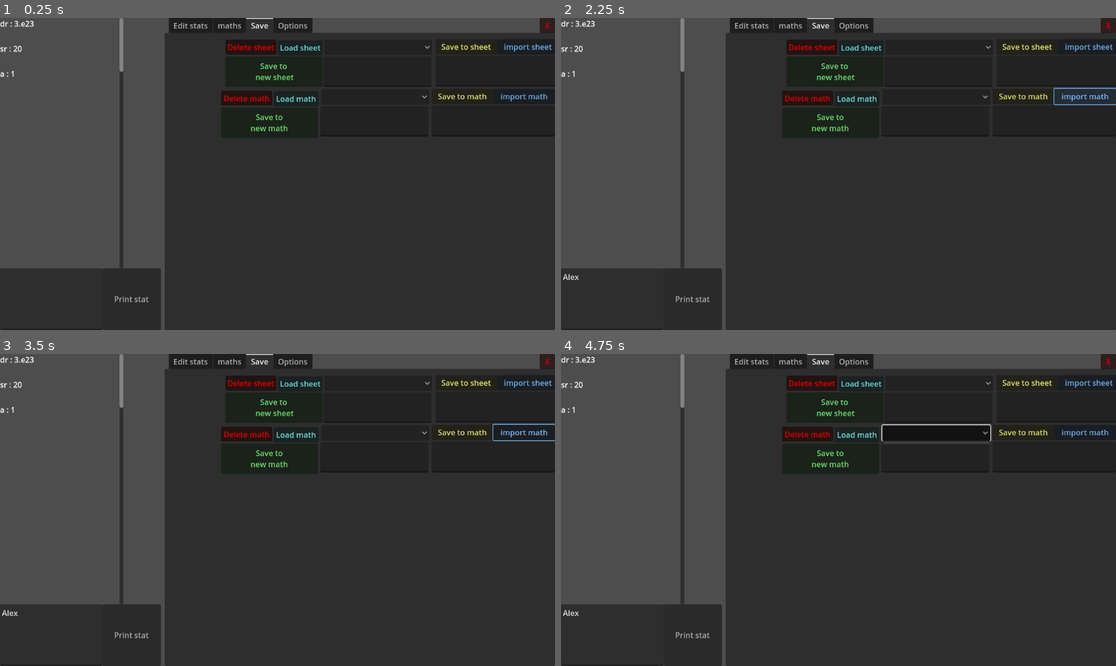
Above: before the commit, frames 1-4 (two rows, left to right).
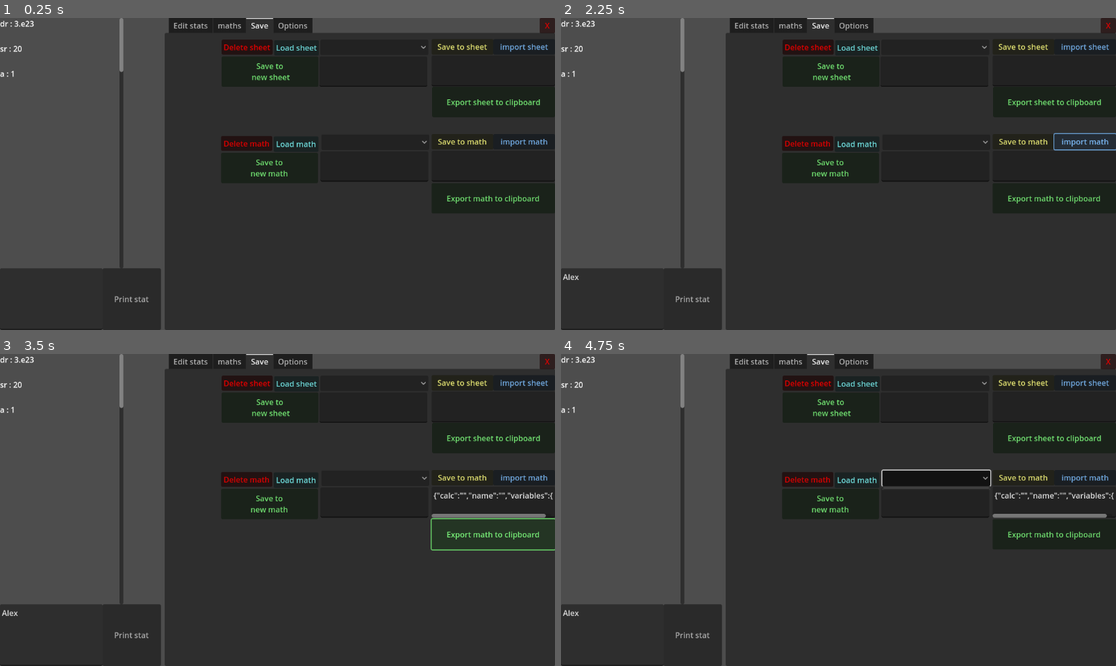
Above: after the commit, the same moments.

Repository: Random31234/huge-numbers-2.0
Game: Godot game, scene res://scenes/main.tscn
Same seed, same stepped clock (60 frames per second), same inputs: the game is played once before the commit and once after it.
Inputs (mouse positions are in pixels of both pictures, inside the frame that each line leads up to; where the layout moved, square brackets give the same spot in the first picture):
- Up to frame 1 (0.25 s): no input
- Up to frame 2 (2.25 s): click (610, 298) at 0.52 s; type "Alex" at 0.6 s; click "Print stat" at 1.25 s; click "import math" at 2 s
- Up to frame 3 (3.5 s): click (493, 534) at 2.75 s, where only the run after the commit has a clickable "Export math to clipboard"
- Up to frame 4 (4.75 s): click "Save to new math" (after the commit: "Export sheet to clipboard") at 3.5 s; click (938, 478) [938, 432] at 4.25 s

The runs differ from the first frame. In frame 1, 2.5% of the frame differs, in the area x 39-100%, y 6-60%; in frame 2, 3.1%; in frame 3, 3.2%; in frame 4, 4.8%.
Error after the commit: Invalid access to property or key 'calc' on a base object of type 'Nil'. (res://scripts/Save)

Commit message:
Setting up math import system
Testing for bugs now.

Diff:
--- a/scenes/main.tscn
+++ b/scenes/main.tscn
@@ -18,6 +18,9 @@
 [ext_resource type="Script" path="res://scripts/Mathematics scripts/Calculations signals system/calculationLegacyInput.gd" id="12_exr4d"]
 [ext_resource type="Script" path="res://scripts/Mathematics scripts/Calculations signals system/calculationInputNew.gd" id="13_wpl6n"]
 [ext_resource type="Script" path="res://scripts/Mathematics scripts/Calculations signals system/calculationsNew.gd" id="14_ja5hq"]
+[ext_resource type="Script" path="res://scripts/textEditAutoUpdater.gd" id="17_32msq"]
+[ext_resource type="Script" path="res://scripts/Save systems/saveSheet.gd" id="17_c7sd8"]
+[ext_resource type="Script" path="res://scripts/Save systems/saveMath.gd" id="18_7kus2"]
 
 [sub_resource type="Resource" id="Resource_36vgc"]
 script = ExtResource("4_kxll6")
@@ -729,46 +732,52 @@
 offset_top = 296.0
 offset_right = 512.0
 offset_bottom = 616.0
+script = ExtResource("17_32msq")
 
 [node name="Save" type="Control" parent="TabContainer"]
 layout_mode = 2
 metadata/_tab_index = 2
 
-[node name="maths" type="Control" parent="TabContainer/Save"]
-anchors_preset = 0
-offset_right = 40.0
-offset_bottom = 40.0
+[node name="maths" type="Control" parent="TabContainer/Save" node_paths=PackedStringArray("m", "s", "iEB", "nameBox")]
+anchors_preset = 0
+offset_right = 40.0
+offset_bottom = 40.0
+script = ExtResource("18_7kus2")
+m = NodePath("../../../math Storage Node")
+s = NodePath("../../../stat Storage Node")
+iEB = NodePath("iEB math")
+nameBox = NodePath("maths name")
 
 [node name="maths selector" type="OptionButton" parent="TabContainer/Save/maths"]
 layout_mode = 0
 offset_left = 325.0
-offset_top = 117.0
+offset_top = 211.0
 offset_right = 549.0
-offset_bottom = 149.0
+offset_bottom = 243.0
 
 [node name="maths name" type="TextEdit" parent="TabContainer/Save/maths"]
 layout_mode = 0
 offset_left = 323.0
-offset_top = 152.0
+offset_top = 246.0
 offset_right = 547.0
-offset_bottom = 215.0
+offset_bottom = 309.0
 
 [node name="load maths" type="Button" parent="TabContainer/Save/maths"]
 modulate = Color(0.501961, 1, 1, 1)
 layout_mode = 0
 offset_left = 226.0
-offset_top = 121.0
+offset_top = 215.0
 offset_right = 319.0
-offset_bottom = 153.0
+offset_bottom = 247.0
 text = "Load math"
 
 [node name="save to new math" type="Button" parent="TabContainer/Save/maths"]
 modulate = Color(0.501961, 1, 0.501961, 1)
 layout_mode = 0
 offset_left = 117.0
-offset_top = 155.0
+offset_top = 249.0
 offset_right = 318.0
-offset_bottom = 218.0
+offset_bottom = 312.0
 text = "Save to
 new math"
 
@@ -776,98 +785,109 @@
 modulate = Color(1, 0, 0, 1)
 layout_mode = 0
 offset_left = 117.0
-offset_top = 120.0
+offset_top = 214.0
 offset_right = 223.0
-offset_bottom = 151.0
+offset_bottom = 245.0
 text = "Delete math"
 
 [node name="Save calculation" type="Button" parent="TabContainer/Save/maths"]
 modulate = Color(1, 1, 0.501961, 1)
 layout_mode = 0
 offset_left = 554.0
-offset_top = 116.0
+offset_top = 210.0
 offset_right = 682.0
-offset_bottom = 148.0
+offset_bottom = 242.0
 text = "Save to math"
 
-[node name="load calculation" type="Button" parent="TabContainer/Save/maths"]
+[node name="import calculation" type="Button" parent="TabContainer/Save/maths"]
 modulate = Color(0.501961, 0.752941, 1, 1)
 layout_mode = 0
 offset_left = 682.0
-offset_top = 116.0
-offset_right = 810.0
-offset_bottom = 148.0
+offset_top = 210.0
+offset_right = 810.0
+offset_bottom = 242.0
 text = "import math
 "
 
-[node name="Save maths display" type="TextEdit" parent="TabContainer/Save/maths"]
+[node name="iEB math" type="TextEdit" parent="TabContainer/Save/maths"]
 custom_minimum_size = Vector2(256, 64)
 layout_mode = 0
 offset_left = 554.0
-offset_top = 151.0
-offset_right = 810.0
-offset_bottom = 215.0
-
-[node name="sheets" type="Control" parent="TabContainer/Save"]
-anchors_preset = 0
-offset_right = 40.0
-offset_bottom = 40.0
+offset_top = 245.0
+offset_right = 810.0
+offset_bottom = 309.0
+
+[node name="export math" type="Button" parent="TabContainer/Save/maths"]
+modulate = Color(0.501961, 1, 0.501961, 1)
+offset_left = 554.0
+offset_top = 312.0
+offset_right = 810.0
+offset_bottom = 375.0
+text = "Export math to clipboard"
+
+[node name="sheets" type="Control" parent="TabContainer/Save" node_paths=PackedStringArray("s", "m")]
+anchors_preset = 0
+offset_right = 40.0
+offset_bottom = 40.0
+script = ExtResource("17_c7sd8")
+s = NodePath("../../../stat Storage Node")
+m = NodePath("../../../math Storage Node")
 
 [node name="Save stats" type="Button" parent="TabContainer/Save/sheets"]
 modulate = Color(1, 1, 0.501961, 1)
 layout_mode = 0
-offset_left = 562.0
+offset_left = 554.0
 offset_top = 13.0
-offset_right = 690.0
+offset_right = 682.0
 offset_bottom = 45.0
 text = "Save to sheet"
 
 [node name="Import sheet" type="Button" parent="TabContainer/Save/sheets"]
 modulate = Color(0.501961, 0.752941, 1, 1)
 layout_mode = 0
-offset_left = 690.0
+offset_left = 682.0
 offset_top = 13.0
-offset_right = 818.0
+offset_right = 810.0
 offset_bottom = 45.0
 text = "import sheet"
 
-[node name="Save stats display" type="TextEdit" parent="TabContainer/Save/sheets"]
+[node name="iEB sheet" type="TextEdit" parent="TabContainer/Save/sheets"]
 custom_minimum_size = Vector2(256, 64)
 layout_mode = 0
-offset_left = 562.0
+offset_left = 554.0
 offset_top = 47.0
-offset_right = 818.0
+offset_right = 810.0
 offset_bottom = 111.0
 
 [node name="Save selector" type="OptionButton" parent="TabContainer/Save/sheets"]
 layout_mode = 0
-offset_left = 331.0
+offset_left = 323.0
 offset_top = 14.0
-offset_right = 555.0
+offset_right = 547.0
 offset_bottom = 46.0
 
-[node name="StatsFileName" type="TextEdit" parent="TabContainer/Save/sheets"]
-layout_mode = 0
-offset_left = 329.0
+[node name="Sheet file name" type="TextEdit" parent="TabContainer/Save/sheets"]
+layout_mode = 0
+offset_left = 321.0
 offset_top = 49.0
-offset_right = 553.0
+offset_right = 545.0
 offset_bottom = 112.0
 
 [node name="load sheet" type="Button" parent="TabContainer/Save/sheets"]
 modulate = Color(0.501961, 1, 1, 1)
 layout_mode = 0
-offset_left = 235.0
+offset_left = 227.0
 offset_top = 15.0
-offset_right = 328.0
+offset_right = 320.0
 offset_bottom = 47.0
 text = "Load sheet"
 
 [node name="Save to new sheet" type="Button" parent="TabContainer/Save/sheets"]
 modulate = Color(0.501961, 1, 0.501961, 1)
 layout_mode = 0
-offset_left = 126.0
+offset_left = 118.0
 offset_top = 49.0
-offset_right = 327.0
+offset_right = 319.0
 offset_bottom = 112.0
 text = "Save to
  new sheet"
@@ -875,11 +895,19 @@
 [node name="Delete sheet" type="Button" parent="TabContainer/Save/sheets"]
 modulate = Color(1, 0, 0, 1)
 layout_mode = 0
-offset_left = 126.0
+offset_left = 118.0
 offset_top = 14.0
-offset_right = 232.0
+offset_right = 224.0
 offset_bottom = 45.0
 text = "Delete sheet"
+
+[node name="export sheet" type="Button" parent="TabContainer/Save/sheets"]
+modulate = Color(0.501961, 1, 0.501961, 1)
+offset_left = 555.0
+offset_top = 112.0
+offset_right = 810.0
+offset_bottom = 175.0
+text = "Export sheet to clipboard"
 
 [node name="Options" type="Control" parent="TabContainer"]
 visible = false
@@ -954,6 +982,8 @@
 [connection signal="manipulate" from="TabContainer/Edit stats/Manipulate stats" to="TabContainer/Edit stats" method="manipulateS"]
 [connection signal="button_down" from="TabContainer/Edit stats/Manipulate stats/Button" to="TabContainer/Edit stats/Manipulate stats" method="pressed"]
 [connection signal="delete" from="TabContainer/maths" to="math Storage Node" method="deleteVariable"]
+[connection signal="exC" from="TabContainer/maths" to="TabContainer/maths/calculations/TextEdit" method="setText"]
+[connection signal="setC" from="TabContainer/maths" to="math Storage Node" method="setMath"]
 [connection signal="setVariable" from="TabContainer/maths" to="math Storage Node" method="setVariable"]
 [connection signal="swap" from="TabContainer/maths" to="math Storage Node" method="_on_maths_swap"]
 [connection signal="varUpdate" from="TabContainer/maths" to="TabContainer/maths/Variables part legacy" method="updateVariables"]
@@ -980,16 +1010,20 @@
 [connection signal="button_down" from="TabContainer/maths/calculations/Legacy input system2/calculation button" to="TabContainer/maths/calculations/Legacy input system2" method="pressed"]
 [connection signal="input" from="TabContainer/maths/calculations/input system" to="TabContainer/maths/calculations" method="calc"]
 [connection signal="button_down" from="TabContainer/maths/calculations/input system/calculation button" to="TabContainer/maths/calculations/input system" method="pressed"]
+[connection signal="text_changed" from="TabContainer/maths/calculations/TextEdit" to="TabContainer/maths/calculations/TextEdit" method="updateVal"]
+[connection signal="updateValue" from="TabContainer/maths/calculations/TextEdit" to="TabContainer/maths" method="setCalc"]
 [connection signal="button_down" from="TabContainer/Save/maths/load maths" to="." method="loadMaths"]
 [connection signal="button_down" from="TabContainer/Save/maths/save to new math" to="." method="saveNewMath"]
 [connection signal="button_down" from="TabContainer/Save/maths/delete math" to="." method="deleteMaths"]
 [connection signal="button_down" from="TabContainer/Save/maths/Save calculation" to="." method="saveMath"]
-[connection signal="button_down" from="TabContainer/Save/maths/load calculation" to="." method="importMath"]
+[connection signal="button_down" from="TabContainer/Save/maths/import calculation" to="TabContainer/Save/maths" method="importFromIEB"]
+[connection signal="button_down" from="TabContainer/Save/maths/export math" to="TabContainer/Save/maths" method="exportToClipboard"]
 [connection signal="button_down" from="TabContainer/Save/sheets/Save stats" to="." method="saveStats"]
 [connection signal="button_down" from="TabContainer/Save/sheets/Import sheet" to="." method="importSheet"]
 [connection signal="button_down" from="TabContainer/Save/sheets/load sheet" to="." method="loadsheet"]
 [connection signal="button_down" from="TabContainer/Save/sheets/Save to new sheet" to="." method="savenewsheet"]
 [connection signal="button_down" from="TabContainer/Save/sheets/Delete sheet" to="." method="deletesheet"]
+[connection signal="button_down" from="TabContainer/Save/sheets/export sheet" to="." method="saveNewMath"]
 [connection signal="item_selected" from="TabContainer/Options/OptionButton" to="TabContainer/Options/OptionButton" method="TopicSelected"]
 [connection signal="toggled" from="TabContainer/Options/Swappable" to="stat Storage Node" method="swappableT"]
 [connection signal="toggled" from="TabContainer/Options/Swappable" to="math Storage Node" method="swappableT"]
--- a/scripts/Mathematics scripts/mathPasser.gd
+++ b/scripts/Mathematics scripts/mathPasser.gd
@@ -4,6 +4,10 @@
 signal delete(i:int)
 signal varUpdate(b:Array[Big],n:Array[String],s:bool)
 signal swap(i:int,f:int)
+
+
+signal exC(c:String)
+signal setC(c:String)
 func setV(b:Big,n:String,i:int):
 	emit_signal("setVariable",b,n,i)
 
@@ -17,3 +21,9 @@
 
 func passSwap(i:int, f:int):
 	emit_signal("swap",i,f)
+
+func setCalc(c:String):
+	emit_signal("setC",c)
+
+func displayCalc(c:String):
+	emit_signal("exC",c)
--- a/scripts/Mathematics scripts/maths.gd
+++ b/scripts/Mathematics scripts/maths.gd
@@ -24,6 +24,7 @@
 
 
 signal vars(b:Array[Big],n:Array[String],s:bool)
+signal calcUpdate(s:String)
 # Called when the node enters the scene tree for the first time.
 func _ready() -> void:
 	#test function
@@ -331,7 +332,8 @@
 				return true
 	return false
 
-
+func setMath(s:String):
+	m.calculation = s
 
 
 
--- a/scripts/Save systems/saveMath.gd
+++ b/scripts/Save systems/saveMath.gd
@@ -7,6 +7,8 @@
 
 
 func exportToClipboard():
+
+
 	iEB.text = createDictionary()
 
 	DisplayServer.clipboard_set(createDictionary())
@@ -18,7 +20,19 @@
 
 #helper functions
 func import(s:String):
-	pass
+
+	var d = JSON.parse_string(s)
+	m.m.calculation = d["calc"]
+	m.m.name = d["name"]
+	m.m.varNames.clear()
+	m.m.varVal.clear()
+	for z in d["variables"]:
+		print(z)
+		m.m.varNames.append(z)
+		m.m.varVal.append(d["variables"][z])
+
+
+	m
 
 func createDictionary():
 	var d:Dictionary
--- a/scripts/textEditAutoUpdater.gd
+++ b/scripts/textEditAutoUpdater.gd
@@ -6,3 +6,9 @@
 
 func updateVal():
 	emit_signal("updateValue",self.text)
+
+
+
+
+func setText(s:String):
+	self.text = s
Not shown: 1 places in scenes/main.tscn that only renumber resources
